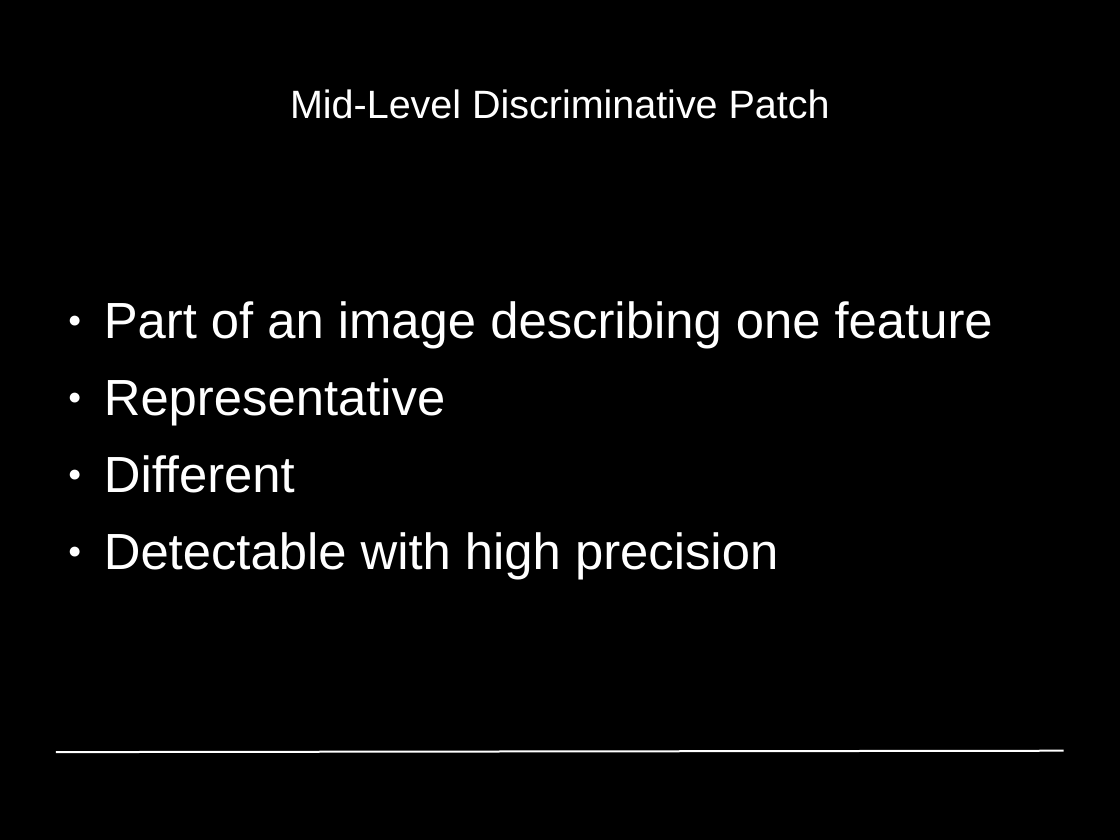
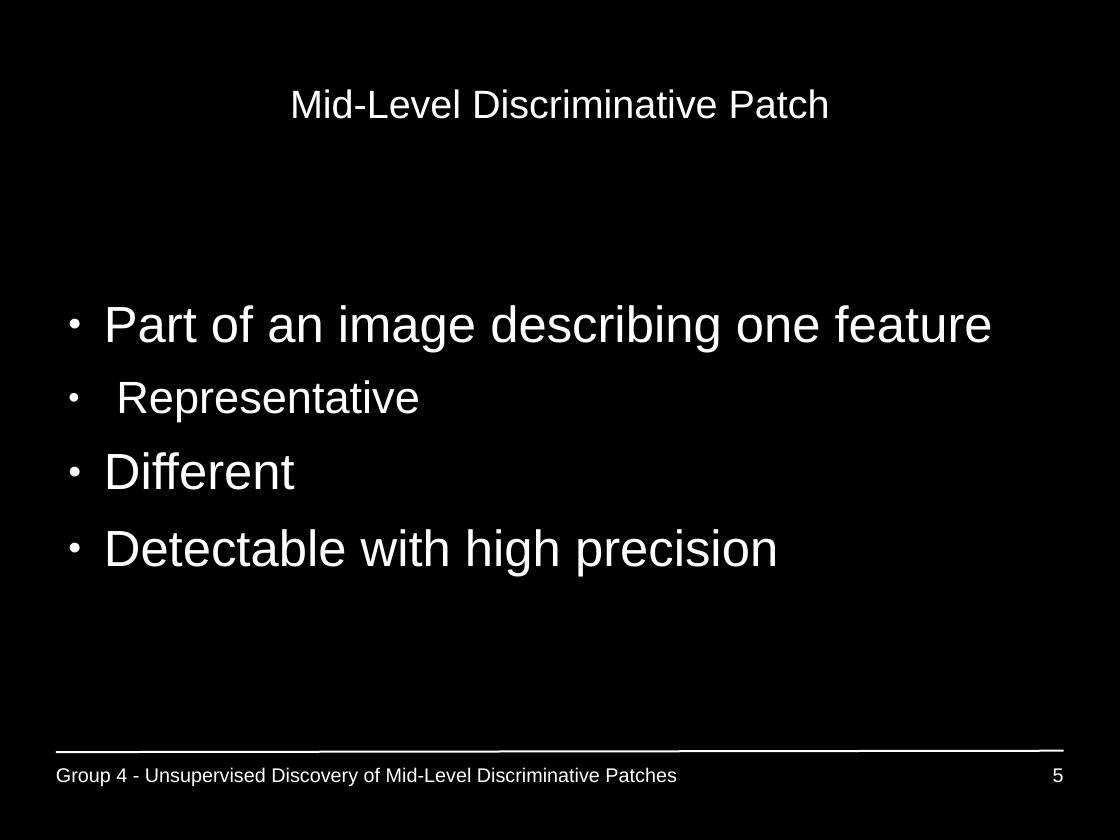
Before and after one commit to GiannisPapadopoulos/DiscriminativePatches, a slide deck: slide 5 of presentations/period1/MAI_Project1_Group4.ppt. Drawn at 1120x840 pixels with LibreOffice and Linux fonts; fonts in the diff are those of the drawing. Boxes give left, top, right and bottom in pixels: in the first picture for what was removed or moved away, otherwise in the second. Text is boxed around its words. In the diff, an @@ line names an element or a change of style, - is before the commit and + after.

```diff
--- a/presentations/period1/MAI_Project1_Group4.ppt
+++ b/presentations/period1/MAI_Project1_Group4.ppt
@@ text at <box>116,380,420,422</box>: size 36 to 32 pt in "Representative" @@
@@ text added at <box>56,767,676,786</box>, 14 pt, text #FFFFFF @@
+Group 4 - Unsupervised Discovery of Mid-Level Discriminative Patches
@@ page number added at <box>1053,768,1064,783</box>, 14 pt, text #FFFFFF @@
+5
```
Also in this commit, not shown: 10 other slides changed, 22 slides added, 5 slides removed.
